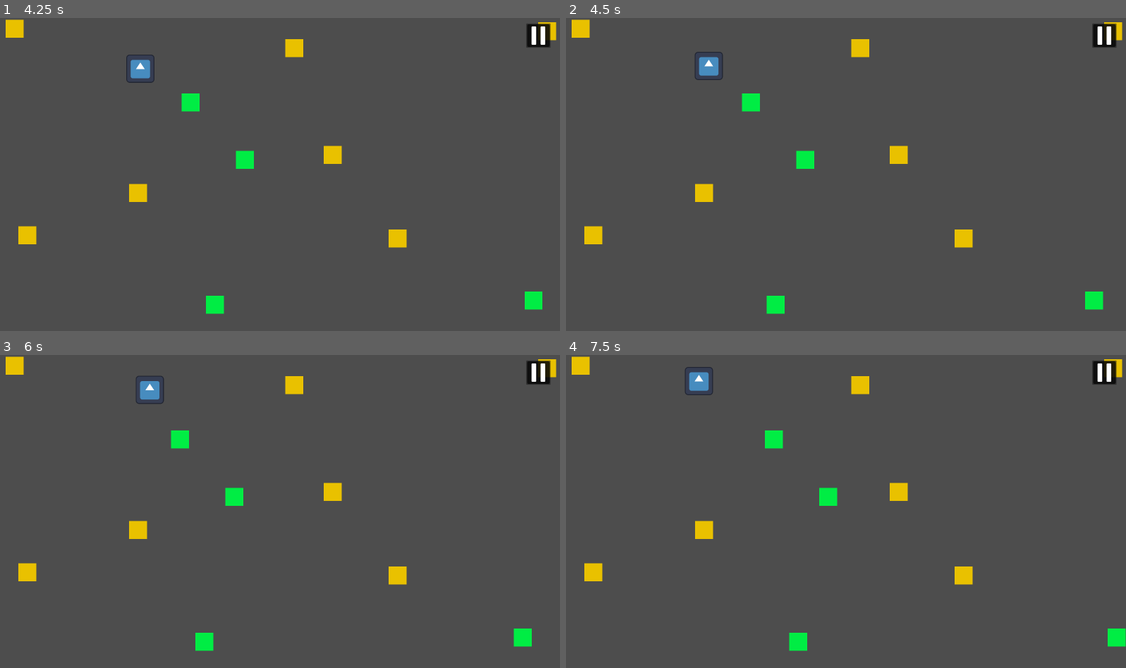
Above: before the commit, frames 1-4 (two rows, left to right).
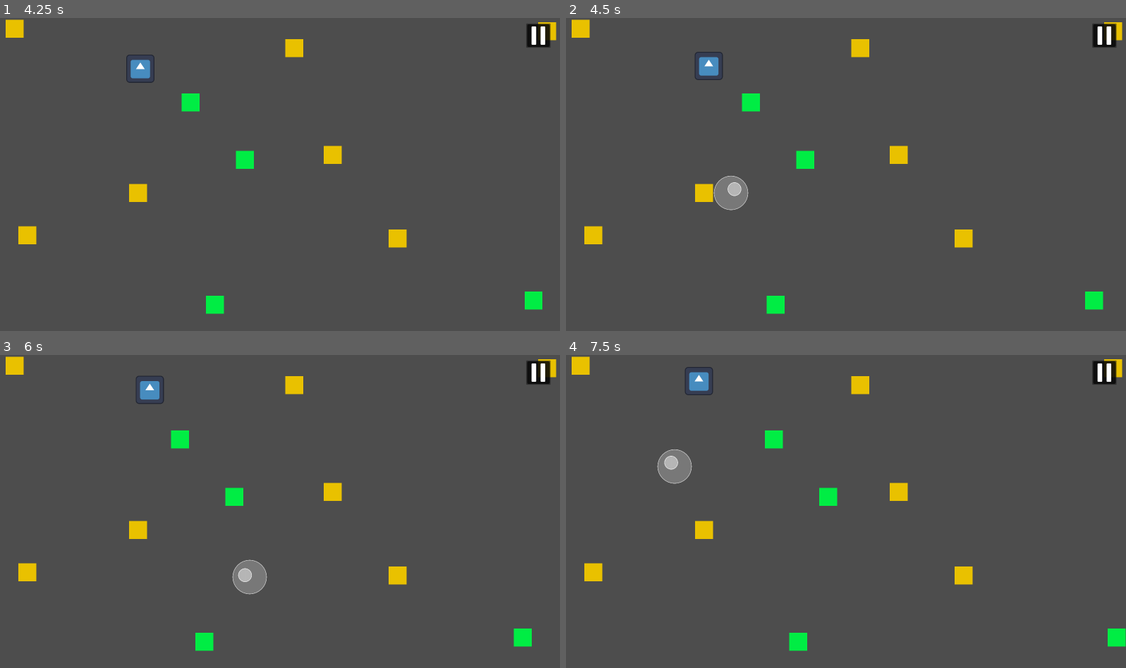
Above: after the commit, the same moments.

Repository: NervzZ/Designing-learning-tools-project
Game: Godot game, scene res://UI/MainMenu.tscn
Two runs of this game, one before a commit and one after it. Both use one fixed random seed, a clock stepped at 60 frames per second and the inputs below. The engine's default icon, where the game draws it, is replaced by a stand-in: a white triangle on a blue panel in a dark square.
Inputs (mouse positions are in pixels of both pictures, inside the frame that each line leads up to):
- Up to frame 1 (4.25 s): click "Start" at 0.5 s; click "Ok!" at 1.25 s; click (537, 36) at 2 s; click "Resume" at 2.75 s; move the mouse to (403, 161) at 3.52 s; click (403, 161) at 3.67 s
- Up to frame 2 (4.5 s): drag from (728, 193) to (862, 49) at 4.27 s
- Up to frame 3 (6 s): move the mouse to (336, 442) at 5.02 s; click (336, 442) at 5.17 s; drag from (252, 577) to (140, 530) at 5.77 s
- Up to frame 4 (7.5 s): move the mouse to (1014, 561) at 6.52 s; click (1014, 561) at 6.67 s; drag from (672, 464) to (582, 364) at 7.27 s

Frame 1 is identical in both runs. In frame 2, 0.5% of the frame differs, in the area x 26-33%, y 50-62%; in frame 3, 0.5%; in frame 4, 0.5%.

Commit message:
added deadzone circle (#89)
* added deadzone circle

* deleted mistake scene

* joystick working

Diff:
--- a/Scripts/Global/GameManager.gd
+++ b/Scripts/Global/GameManager.gd
@@ -4,13 +4,19 @@
 var currentPrompt : Control
 var click = preload("res://Assets/Sounds/SFX/click.wav")
 var muted = false
+var innerStick : Node
+
 @onready var hud : CanvasLayer = preload("res://UI/HUD.tscn").instantiate()
 @onready var pauseMenu : Control = preload("res://UI/PauseMenu.tscn").instantiate()
-
+@onready var joystick : Control = preload("res://UI/Joystick.tscn").instantiate()
 @onready var root = get_tree().get_root()
 
 func _ready():
 	root.add_child.call_deferred(hud)
+	hud.add_child(joystick)
+	innerStick = joystick.get_child(1)
+	joystick.visible = false
+	joystick.scale = Vector2(0.78, 0.78)
 	hud.add_child(pauseMenu)
 	hud.visible = false
 
--- a/Scripts/PlayerController.gd
+++ b/Scripts/PlayerController.gd
@@ -6,9 +6,8 @@
 var touchHolding = false
 var dragStart : Vector2
 var moveDir : Vector2 = Vector2(0, 0)
-var deadzone = 85 #base for 1440p resolution
+var deadzone = 75 #base for 1440p resolution
 var footstepSound = preload("res://Assets/Sounds/SFX/footstep_concrete.ogg")
-
 
 #Called when first loaded in memory
 func _init():
@@ -26,22 +25,33 @@
 				if !touchHolding:
 					touchHolding = true
 					dragStart = get_viewport().get_mouse_position()
+					GameManager.joystick.position = dragStart
 					print("Left mouse button pressed")
 
 			if event.is_released():
 				touchHolding = false
 				moveDir = Vector2(0, 0)
 				print("Left mouse button released")
+				joystickHide()
 
 
 	if event is InputEventMouseMotion:
 		if touchHolding:
 			var pos = get_viewport().get_mouse_position()
 			var dist = dragStart.distance_to(pos)
+
+			if dist > deadzone * 0.5:
+				if !GameManager.joystick.visible:
+					joystickShow()
+
+			var direction : Vector2 = pos - dragStart
 			if dist > deadzone:
-				var direction : Vector2 = pos - dragStart
 				moveDir = direction.normalized()
+				#-31 offset to center in the inner circle
+				GameManager.innerStick.global_position = dragStart + moveDir * deadzone - Vector2(31, 31)
 			else:
+				#-31 offset to center in the inner circle
+				GameManager.innerStick.global_position = pos - Vector2(31, 31)
 				moveDir = Vector2(0, 0)
 
 #This is called at every frame the game renders, detal is time between each frame
@@ -63,3 +73,11 @@
 											randf_range(0.8, 1.2),
 											-20) # footstep needs to be low in volume
 			$Timer.start(0.3)
+
+func joystickShow():
+	var stick = GameManager.joystick
+	stick.visible = true
+	stick.position = dragStart
+
+func joystickHide():
+	GameManager.joystick.visible = false
--- /dev/null
+++ b/UI/Joystick.tscn
@@ -0,0 +1,48 @@
+[gd_scene load_steps=3 format=3 uid="uid://c3xy156tud8rr"]
+
+[sub_resource type="StyleBoxFlat" id="StyleBoxFlat_u1dcq"]
+bg_color = Color(0.498039, 0.498039, 0.498039, 0.866667)
+border_width_left = 3
+border_width_top = 3
+border_width_right = 3
+border_width_bottom = 3
+border_color = Color(0.854902, 0.854902, 0.854902, 0.905882)
+corner_radius_top_left = 100
+corner_radius_top_right = 100
+corner_radius_bottom_right = 100
+corner_radius_bottom_left = 100
+
+[sub_resource type="StyleBoxFlat" id="StyleBoxFlat_7cqoi"]
+bg_color = Color(0.721569, 0.721569, 0.721569, 0.956863)
+border_width_left = 3
+border_width_top = 3
+border_width_right = 3
+border_width_bottom = 3
+border_color = Color(0.92549, 0.92549, 0.92549, 1)
+corner_radius_top_left = 40
+corner_radius_top_right = 40
+corner_radius_bottom_right = 40
+corner_radius_bottom_left = 40
+
+[node name="Joystick" type="Control"]
+layout_mode = 3
+anchors_preset = 0
+size_flags_vertical = 4
+
+[node name="Outer" type="Panel" parent="."]
+custom_minimum_size = Vector2(200, 200)
+layout_mode = 0
+offset_left = -100.0
+offset_top = -100.0
+offset_right = 100.0
+offset_bottom = 100.0
+theme_override_styles/panel = SubResource("StyleBoxFlat_u1dcq")
+
+[node name="Inner" type="Panel" parent="."]
+layout_mode = 0
+offset_left = -40.0
+offset_top = -40.0
+offset_right = 40.0
+offset_bottom = 40.0
+pivot_offset = Vector2(40, 40)
+theme_override_styles/panel = SubResource("StyleBoxFlat_7cqoi")
